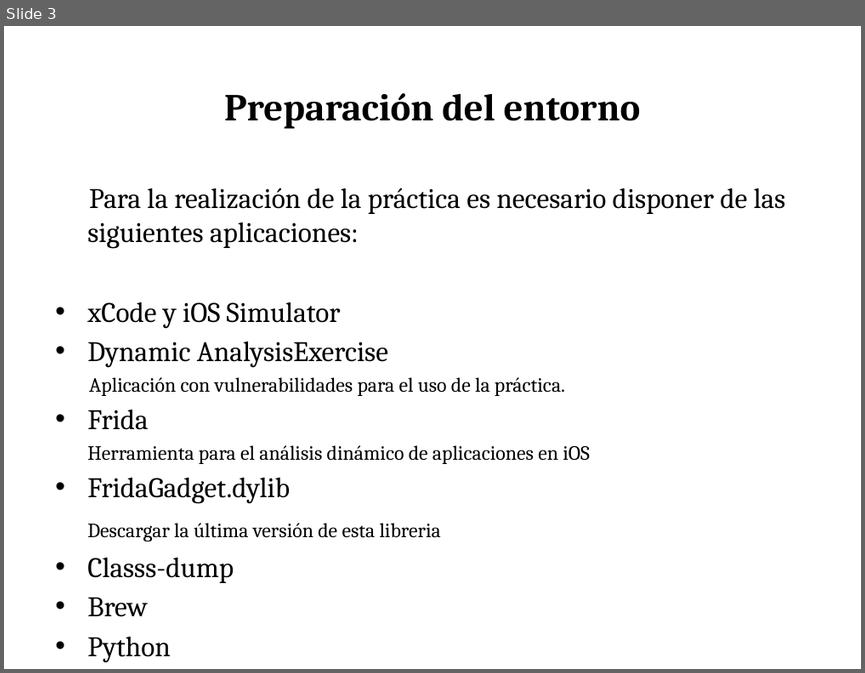
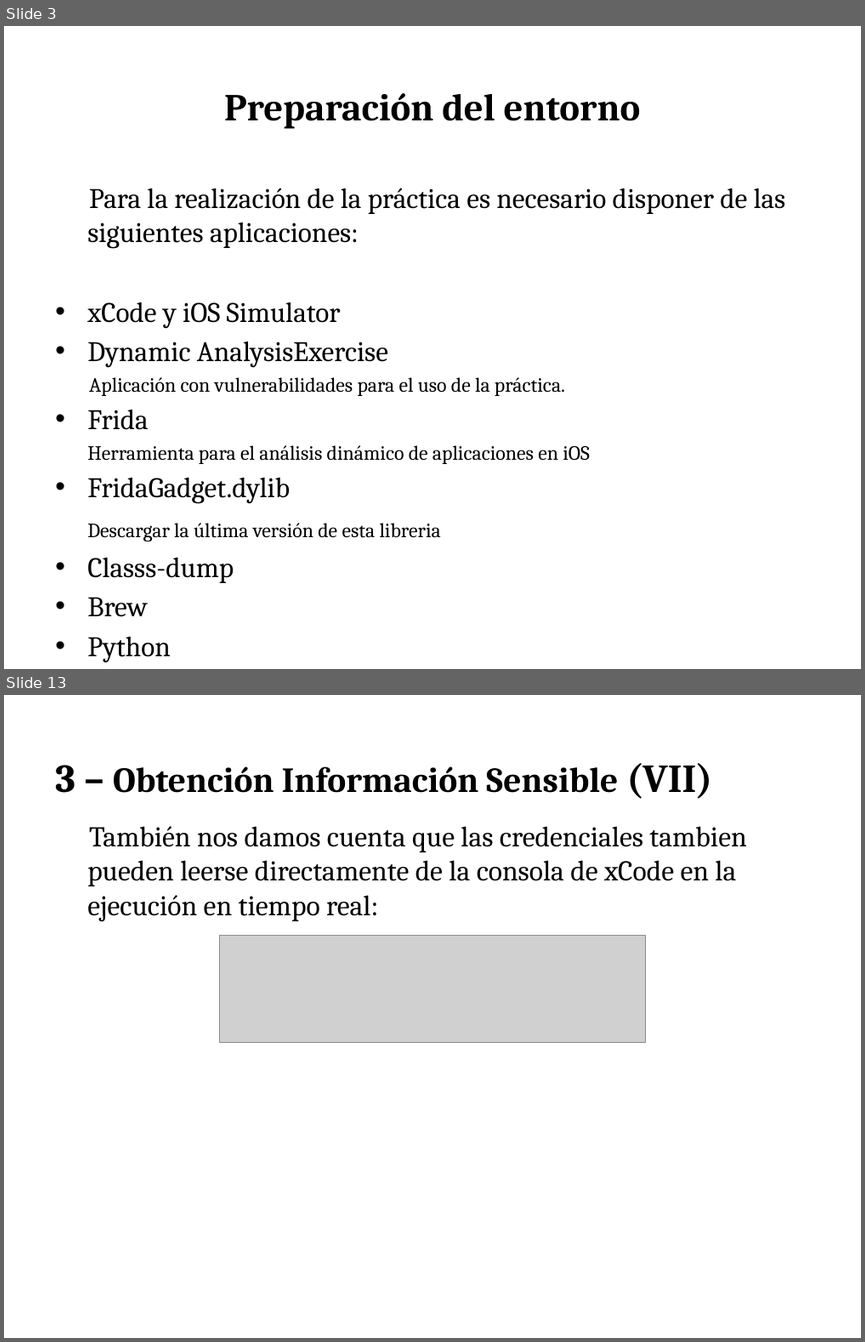
Before and after one commit to press1key/Sistemas-Ubicuos, a slide deck: Cybersecurity Management UPC - Sistemas Ubicuos iOS.pptx. Shown one above the other, each under a label of ours: slide 3 before the commit, slides 3 and 13 after it; the slides between them are not shown. The pictures are 865x673 and 865x1342 pixels, drawn with LibreOffice and Linux fonts; fonts in the diff are those of the drawing; grey boxes stand for pictures. Boxes give left, top, right and bottom in pixels: in the first picture for what was removed or moved away, otherwise in the second. Text is boxed around its words. In the diff, an @@ line names an element or a change of style, - is before the commit and + after.

```diff
--- a/Cybersecurity Management UPC - Sistemas Ubicuos iOS.pptx
+++ b/Cybersecurity Management UPC - Sistemas Ubicuos iOS.pptx
@@ slide 13 added at (4,695,861,1338), background #FFFFFF @@
@@ text added at (55,763,712,799), 29.6 pt, text #000000, bold @@
+3 – Obtención Información Sensible (VII)
@@ text added at (87,826,746,922), 24 pt, text #000000 @@
+También nos damos cuenta que las credenciales tambien pueden leerse directamente de la consola de xCode en la ejecución en tiempo real:
@@ picture added at (220,936,645,1043) @@
```
Also in this commit, not shown: 1 slide changed, 12 other slides added.
